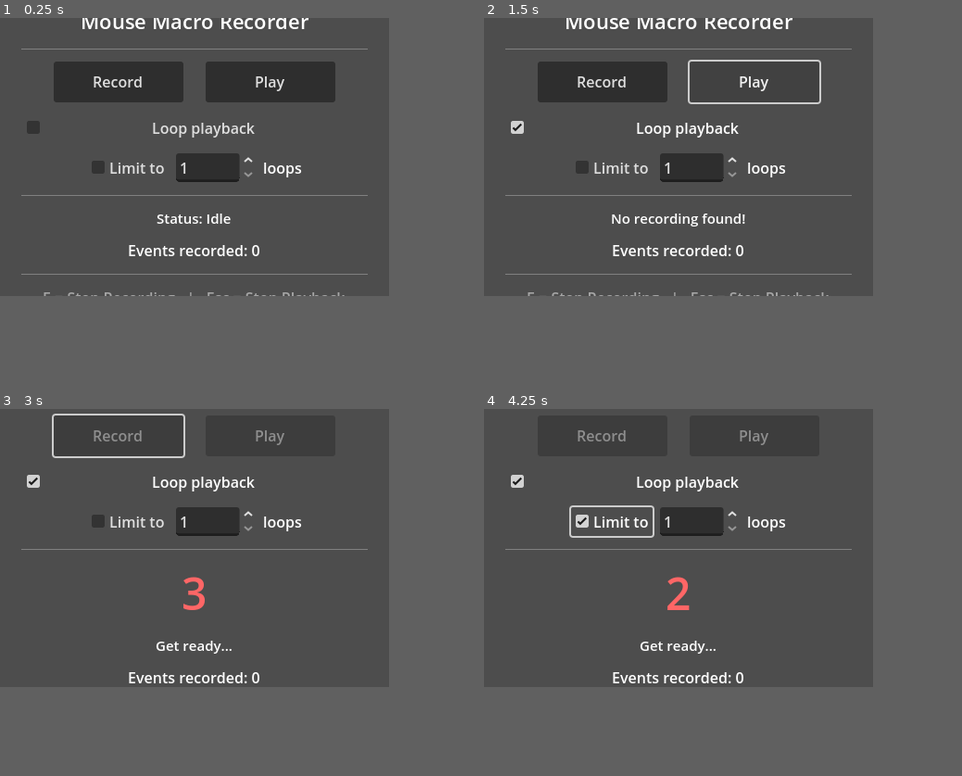
Above: before the commit, frames 1-4 (two rows, left to right).
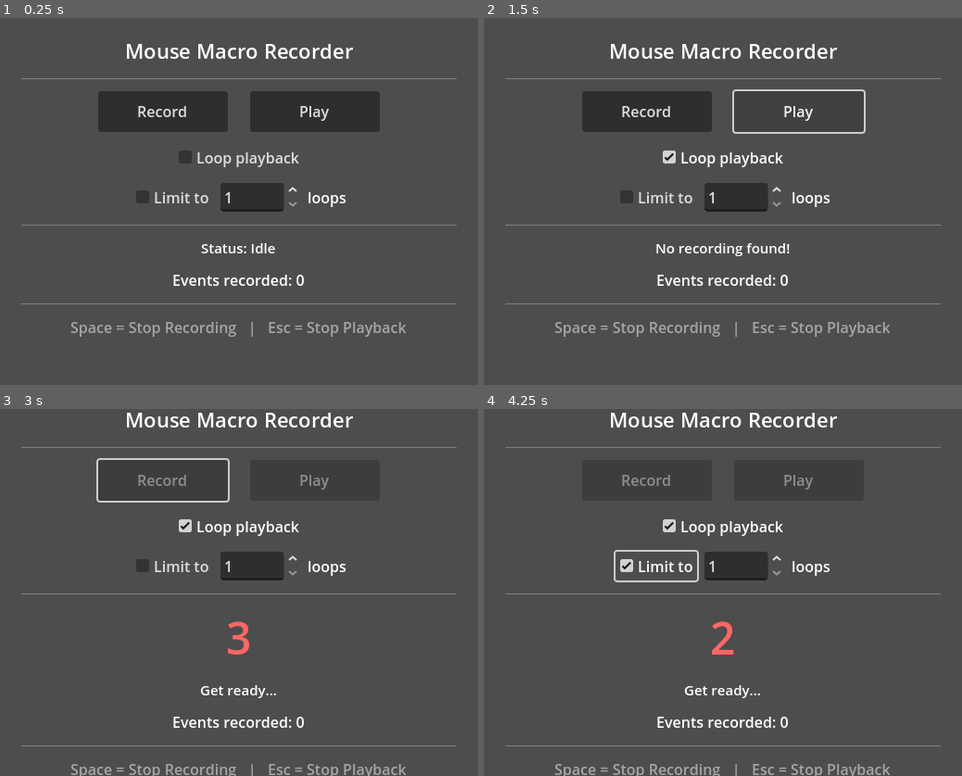
Above: after the commit, the same moments.

Repository: BobbyEBaby/mousemacro
Game: Godot game, scene res://main.tscn
Two runs of this game, one before a commit and one after it. Both use one fixed random seed, a clock stepped at 60 frames per second and the inputs below.
Inputs:
- Up to frame 1 (0.25 s): no input
- Up to frame 2 (1.5 s): click "Loop playback" at 0.5 s; click "Play" at 1.25 s
- Up to frame 3 (3 s): click "Play" at 2 s; click "Record" at 2.75 s
- Up to frame 4 (4.25 s): click "Limit to" at 3.5 s
In our replay, the window is 420x300 before the commit and 516x396 after it. These sizes can differ from the game's own. Grey fills any space a smaller window leaves; there, only what the larger window draws over its background counts as a difference.

The runs differ from the first frame. In frame 1, 17% of the frame differs, in the area x 4-96%, y 0-87%; in frame 2, 14%; in frame 3, 8.4%; in frame 4, 8.2%.

Commit message:
Change stop recording hotkey from E to Spacebar, resize window, fix loop checkbox layout
- Stop recording hotkey is now Spacebar instead of E
- Default window size increased to 516x396 and made resizable
- Loop playback checkbox wrapped in centered HBoxContainer

Co-Authored-By: Claude Opus 4.6 <noreply@anthropic.com>

Diff:
--- a/main.gd
+++ b/main.gd
@@ -57,7 +57,7 @@
 func _start_recording() -> void:
 	state = State.RECORDING
 	countdown_label.visible = false
-	status_label.text = "RECORDING  (press E to stop)"
+	status_label.text = "RECORDING  (press Space to stop)"
 	var script_path := scripts_dir.path_join("record.ps1")
 	process_pid = OS.create_process("powershell.exe", [
 		"-ExecutionPolicy", "Bypass",
@@ -123,7 +123,7 @@
 
 func _unhandled_key_input(event: InputEvent) -> void:
 	if event is InputEventKey and event.pressed and not event.echo:
-		if event.keycode == KEY_E and state == State.RECORDING:
+		if event.keycode == KEY_SPACE and state == State.RECORDING:
 			_kill_process()
 			_finish_recording()
 			get_viewport().set_input_as_handled()
--- a/main.tscn
+++ b/main.tscn
@@ -46,11 +46,14 @@
 theme_override_font_sizes/font_size = 16
 text = "Play"
 
-[node name="LoopCheck" type="CheckBox" parent="VBox"]
+[node name="LoopRow" type="HBoxContainer" parent="VBox"]
+layout_mode = 2
+alignment = 1
+
+[node name="LoopCheck" type="CheckBox" parent="VBox/LoopRow"]
 unique_name_in_owner = true
 layout_mode = 2
 text = "Loop playback"
-alignment = 1
 
 [node name="LoopCountRow" type="HBoxContainer" parent="VBox"]
 layout_mode = 2
@@ -104,5 +107,5 @@
 [node name="HotkeyLabel" type="Label" parent="VBox"]
 layout_mode = 2
 theme_override_colors/font_color = Color(0.65, 0.65, 0.65, 1)
-text = "E = Stop Recording   |   Esc = Stop Playback"
+text = "Space = Stop Recording   |   Esc = Stop Playback"
 horizontal_alignment = 1
--- a/project.godot
+++ b/project.godot
@@ -16,6 +16,6 @@
 
 [display]
 
-window/size/viewport_width=420
-window/size/viewport_height=300
-window/size/resizable=false
+window/size/viewport_width=516
+window/size/viewport_height=396
+window/size/resizable=true
Not shown, changed: scripts/record.ps1
